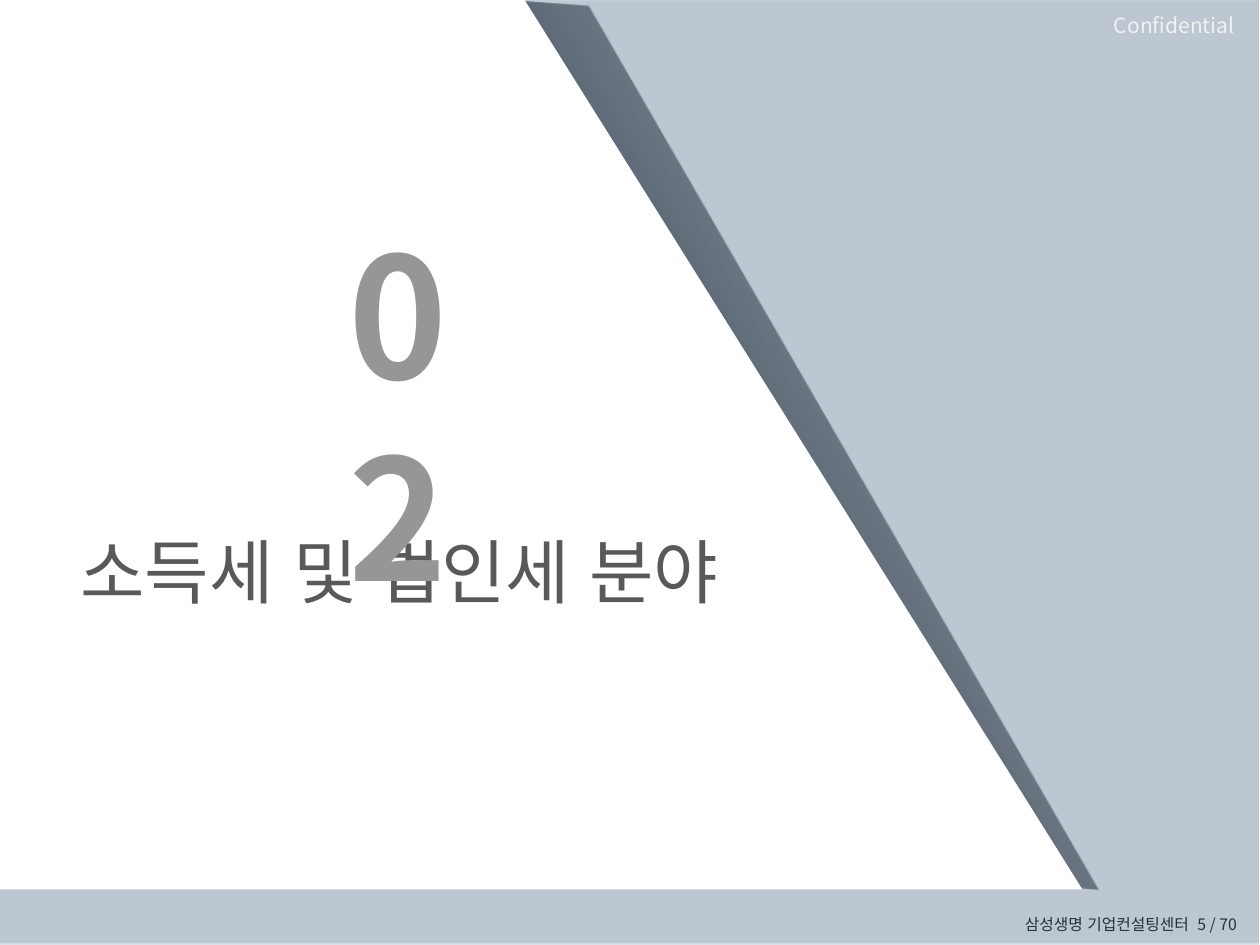
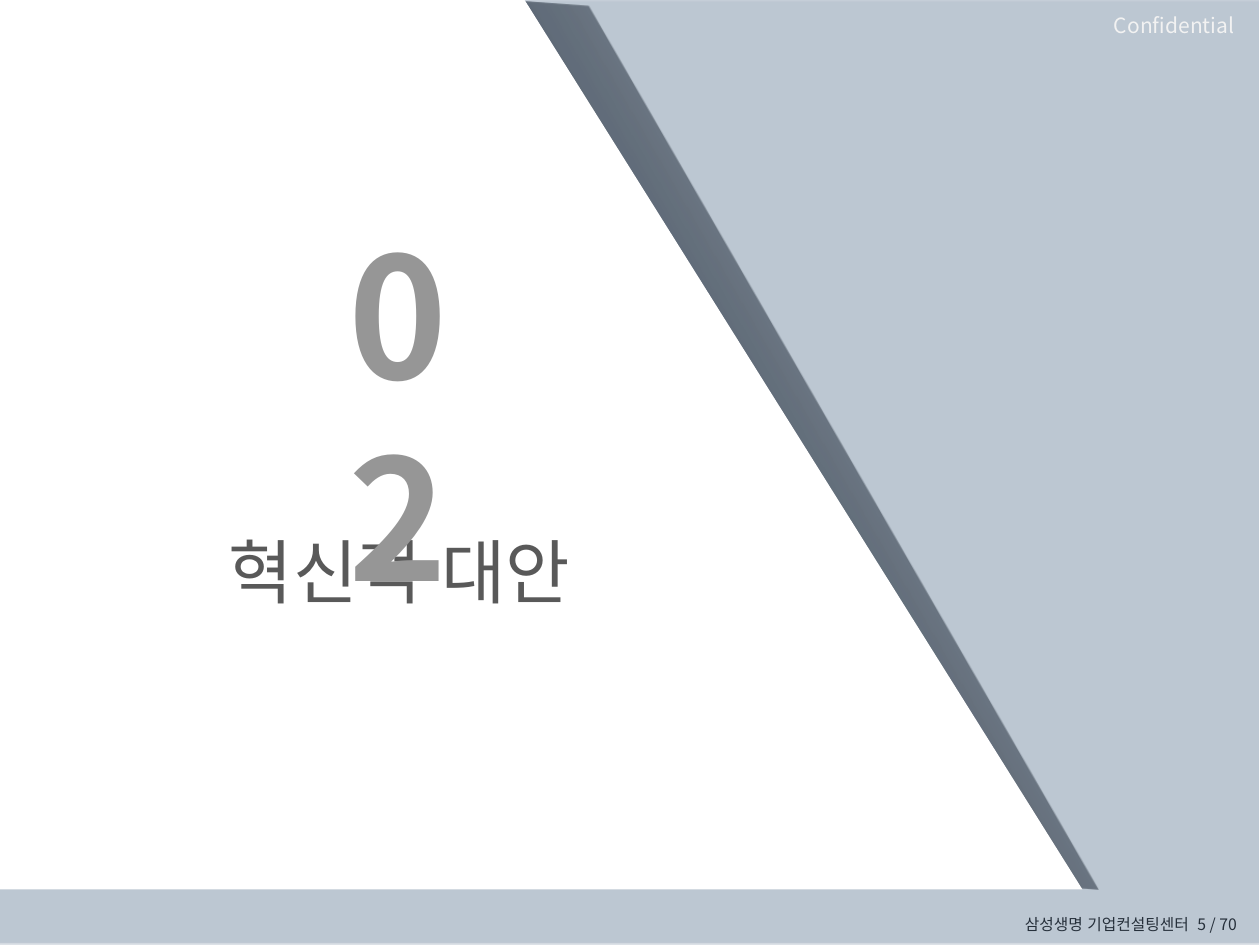
Before and after one commit to jlinsights/FamilyOffice, a slide deck: slide 5 of public/중고차거래업 자금조달 혁신방안.pptx. Drawn at 1260x945 pixels with LibreOffice and Linux fonts; fonts in the diff are those of the drawing; background and template pictures are left out. Boxes give left, top, right and bottom in pixels: in the first picture for what was removed or moved away, otherwise in the second. Text is boxed around its words. In the diff, an @@ line names an element or a change of style, - is before the commit and + after.

```diff
--- a/public/중고차거래업 자금조달 혁신방안.pptx
+++ b/public/중고차거래업 자금조달 혁신방안.pptx
@@ text at bbox=[229, 527, 422, 604]: text changed @@
-소득세 및 법인세 분야
+혁신적 대안
```
Also in this commit, not shown: 4 other slides changed, 2 slides added, 2 slides removed, 10 other files.
